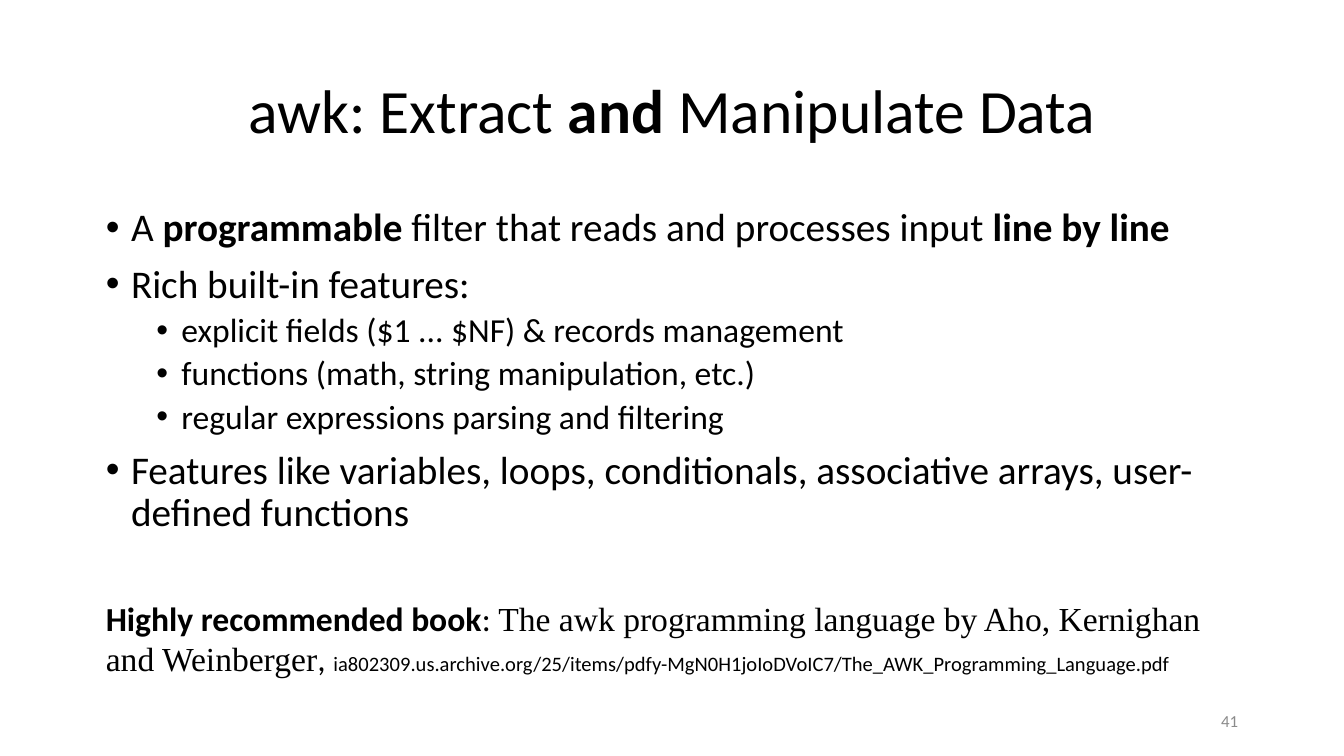
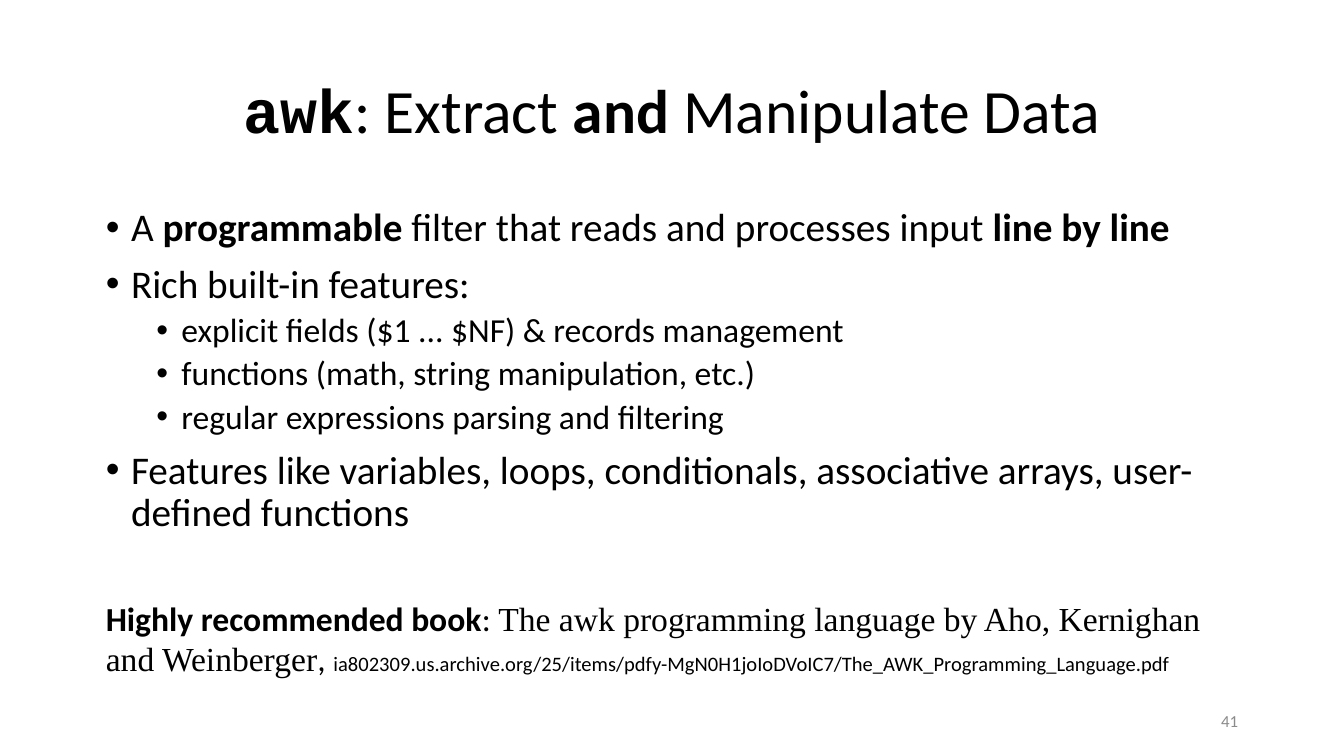
Before and after one commit to ketancmaheshwari/lisa19, a slide deck: slide 41 of lpt_LISA.pptx. Drawn at 1344x756 pixels with LibreOffice and Linux fonts; fonts in the diff are those of the drawing. Boxes give left, top, right and bottom in pixels: in the first picture for what was removed or moved away, otherwise in the second. Text is boxed around its words. In the diff, an @@ line names an element or a change of style, - is before the commit and + after.

```diff
--- a/lpt_LISA.pptx
+++ b/lpt_LISA.pptx
@@ title "awk: Extract and Manipulate Data" at [244,89,1100,143]: font Calibri to Courier New, bold on in "awk:" @@
```
Also in this commit, not shown: 6 other slides changed, 1 other file.
